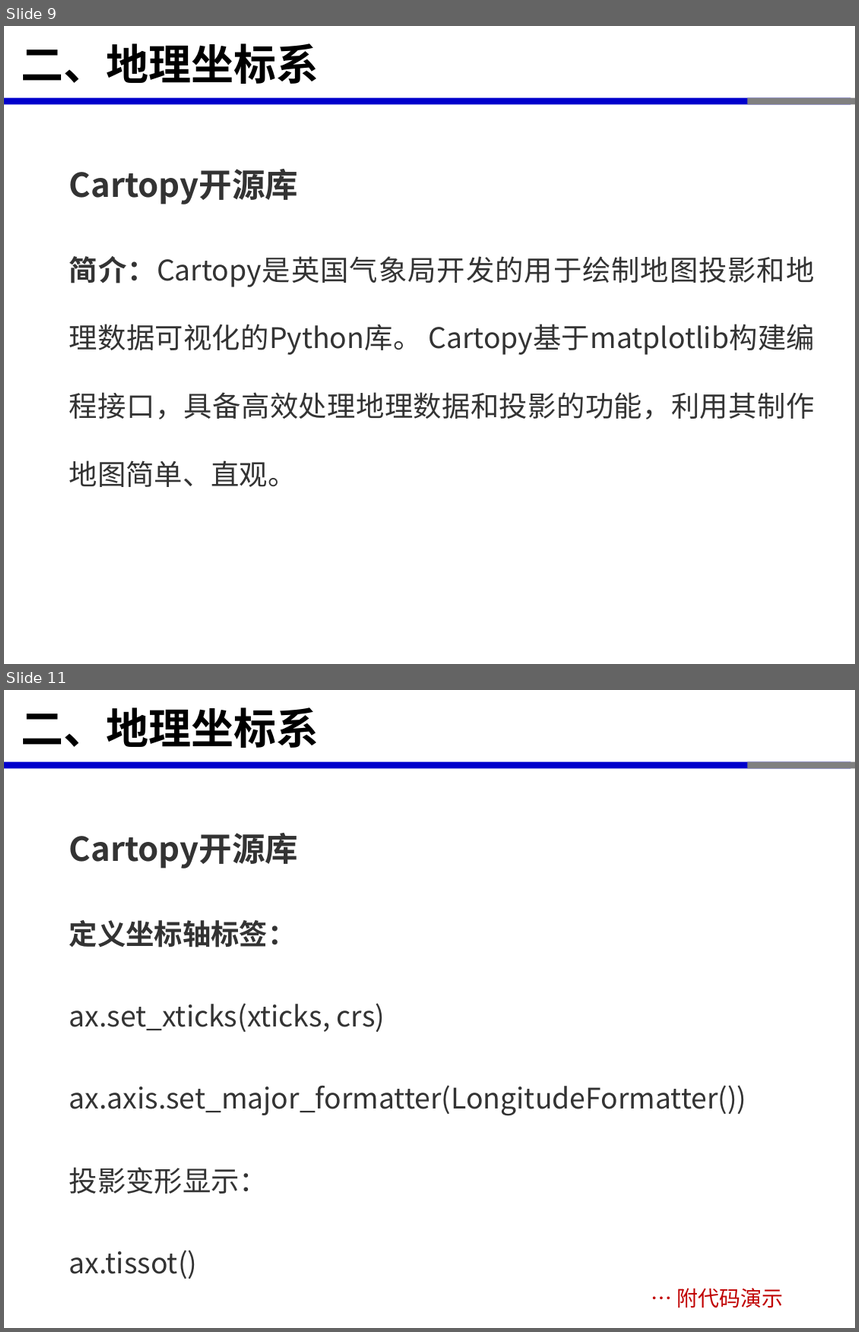
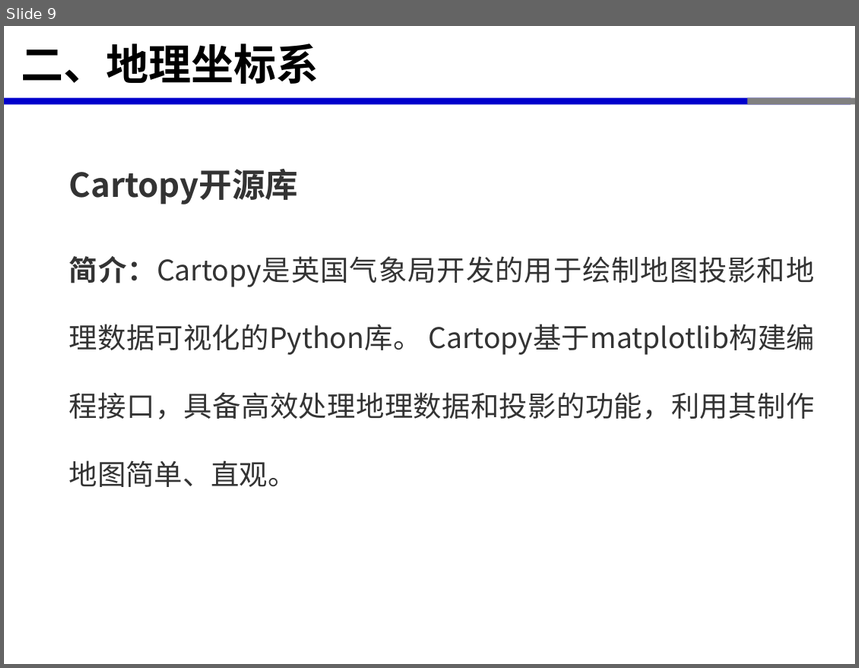
Before and after one commit to xinluo2018/spatial-data-processing, a slide deck: 第4章-空间参考与坐标转换/第2节-坐标转换及可视化.pptx. Shown one above the other, each under a label of ours: slides 9 and 11 before the commit, slide 9 after it; the slides between them are not shown. The pictures are 859x1332 and 859x668 pixels, drawn with LibreOffice and Linux fonts; fonts in the diff are those of the drawing. Boxes give left, top, right and bottom in pixels: in the first picture for what was removed or moved away, otherwise in the second. Text is boxed around its words. In the diff, an @@ line names an element or a change of style, - is before the commit and + after.

```diff
--- a/第4章-空间参考与坐标转换/第2节-坐标转换及可视化.pptx
+++ b/第4章-空间参考与坐标转换/第2节-坐标转换及可视化.pptx
@@ slide 11 removed at [4, 690, 855, 1328], background #FFFFFF; not listed: 3 template elements that a slide beside it also shows @@
@@ title removed at [21, 707, 319, 748] @@
-二、地理坐标系
@@ text removed at [69, 833, 747, 1279] @@
-Cartopy开源库
-定义坐标轴标签：
-ax.set_xticks(xticks, crs)
-ax.axis.set_major_formatter(LongitudeFormatter())
-投影变形显示：
-ax.tissot()
@@ text removed at [677, 1288, 783, 1309] @@
-… 附代码演示
```
Also in this commit, not shown: 4 slides changed, 1 other slide removed, 11 other files.
